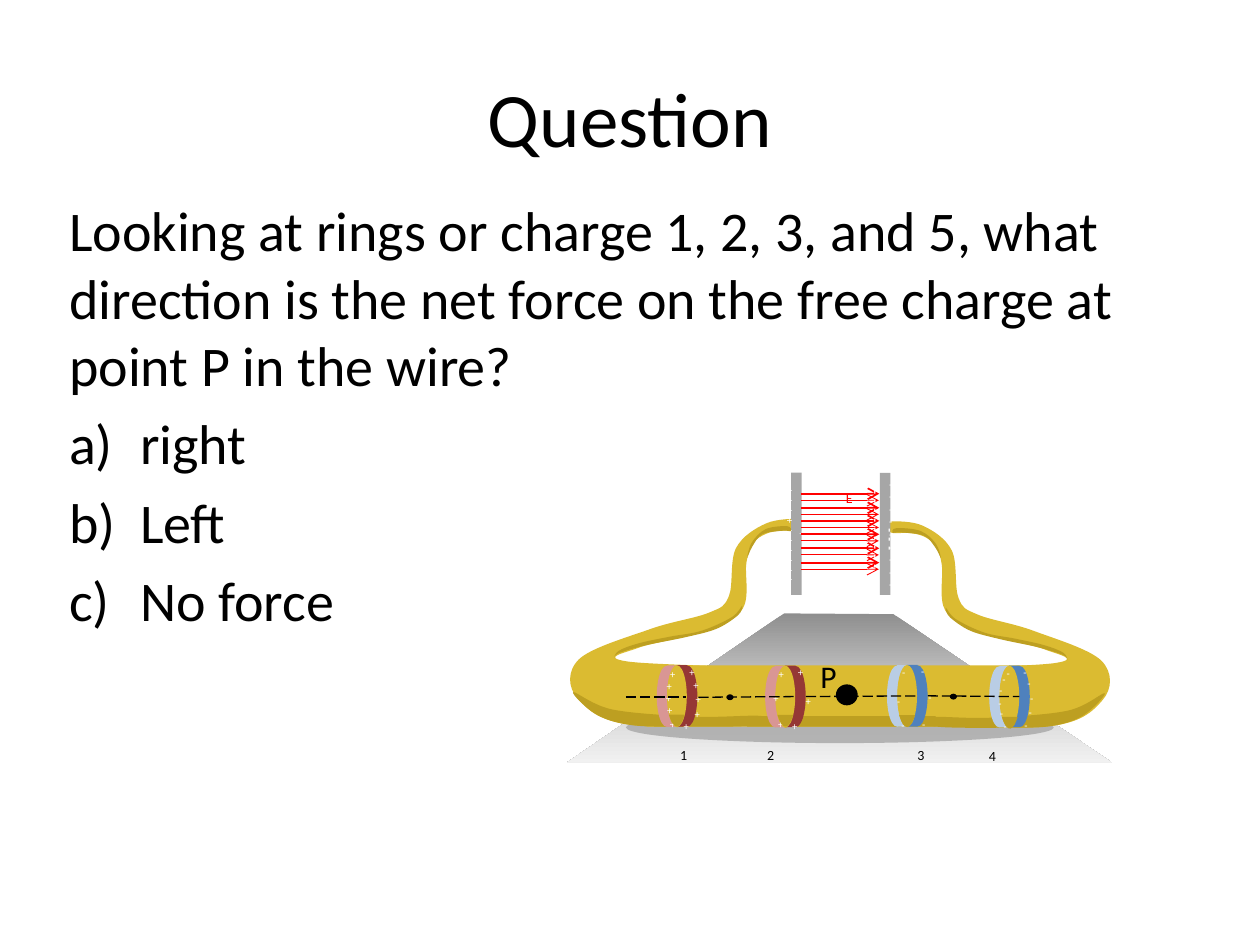
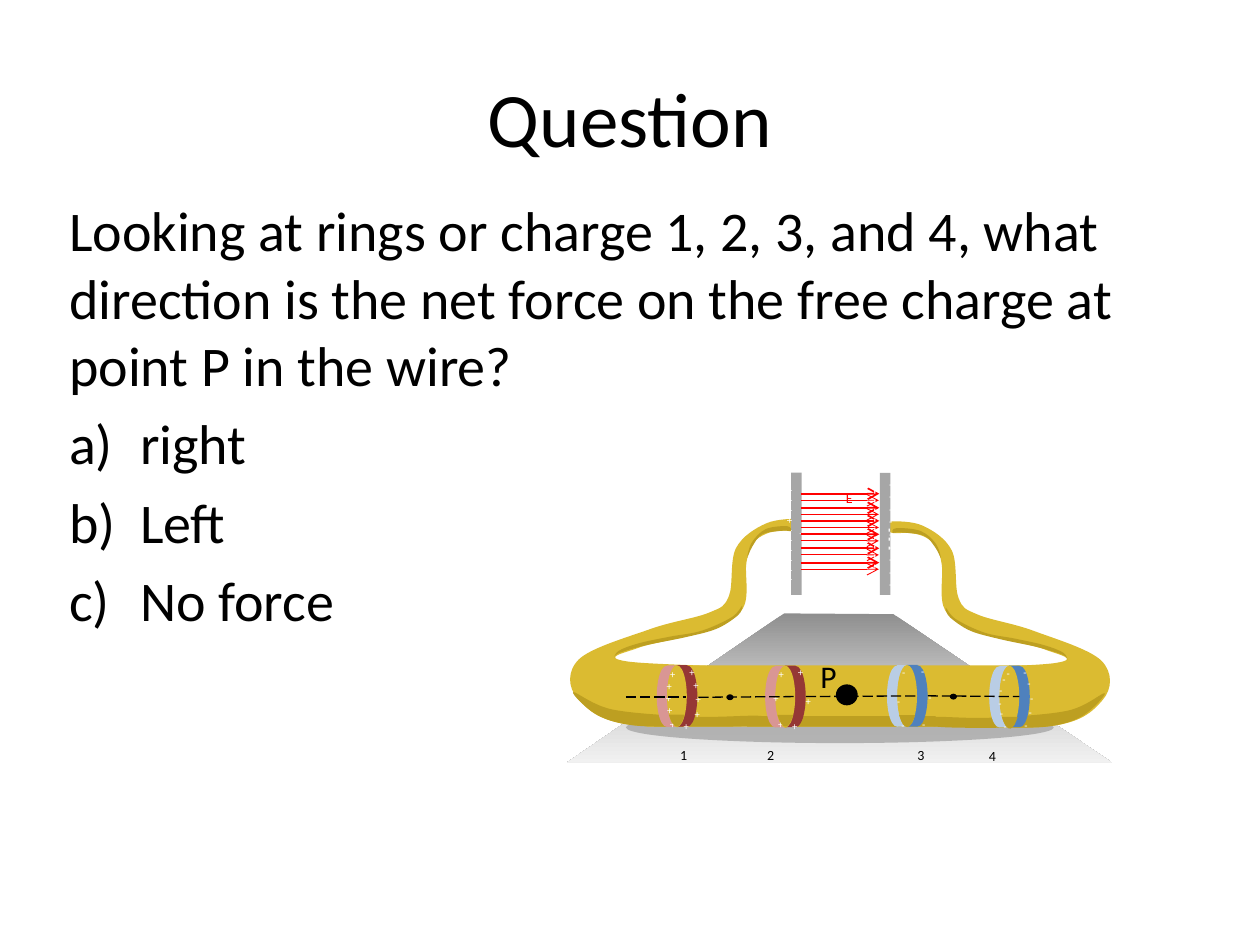
Before and after one commit to rtlines/PH223-Engineering-Physics, a slide deck: slide 18 of Slides/PH223_Lecture_17.pptx. Drawn at 1260x945 pixels with LibreOffice and Linux fonts; fonts in the diff are those of the drawing. Boxes give left, top, right and bottom in pixels: in the first picture for what was removed or moved away, otherwise in the second. Text is boxed around its words. In the diff, an @@ line names an element or a change of style, - is before the commit and + after.

```diff
--- a/Slides/PH223_Lecture_17.pptx
+++ b/Slides/PH223_Lecture_17.pptx
@@ text at <box>69,212,1112,395</box>: text changed @@
-Looking at rings or charge 1, 2, 3, and 5, what direction is the net force on the free charge at point P in the wire?
+Looking at rings or charge 1, 2, 3, and 4, what direction is the net force on the free charge at point P in the wire?
```
Also in this commit, not shown: 4 other slides changed, 16 other files.
